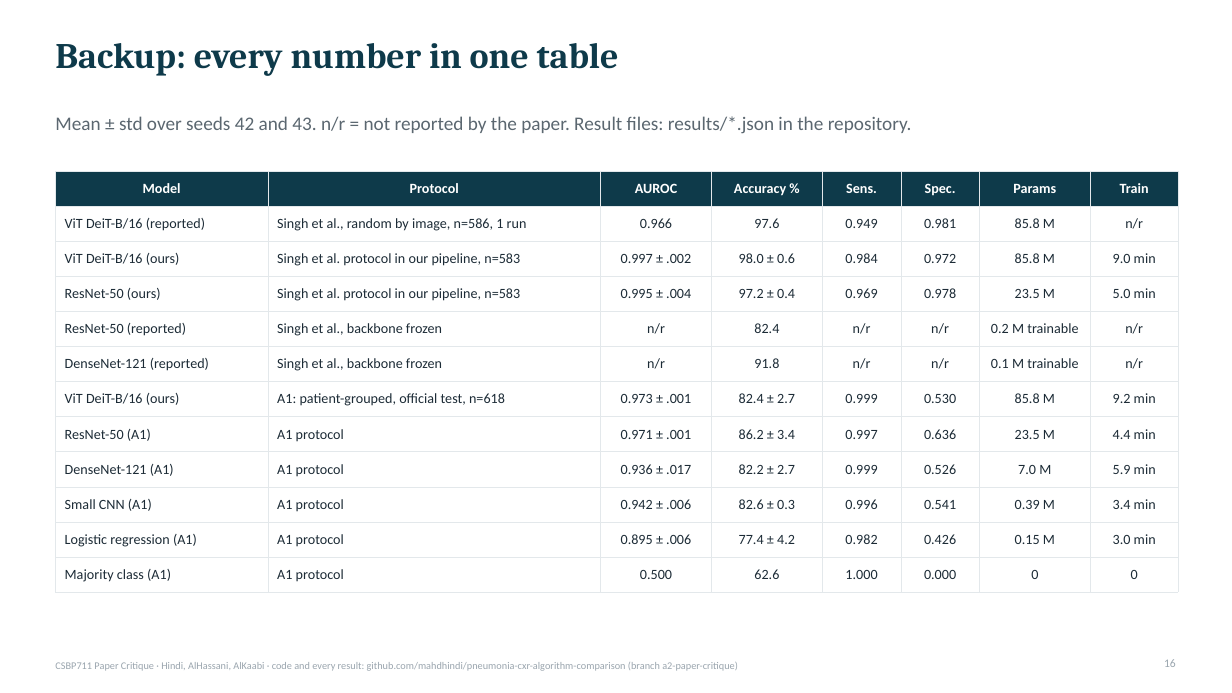
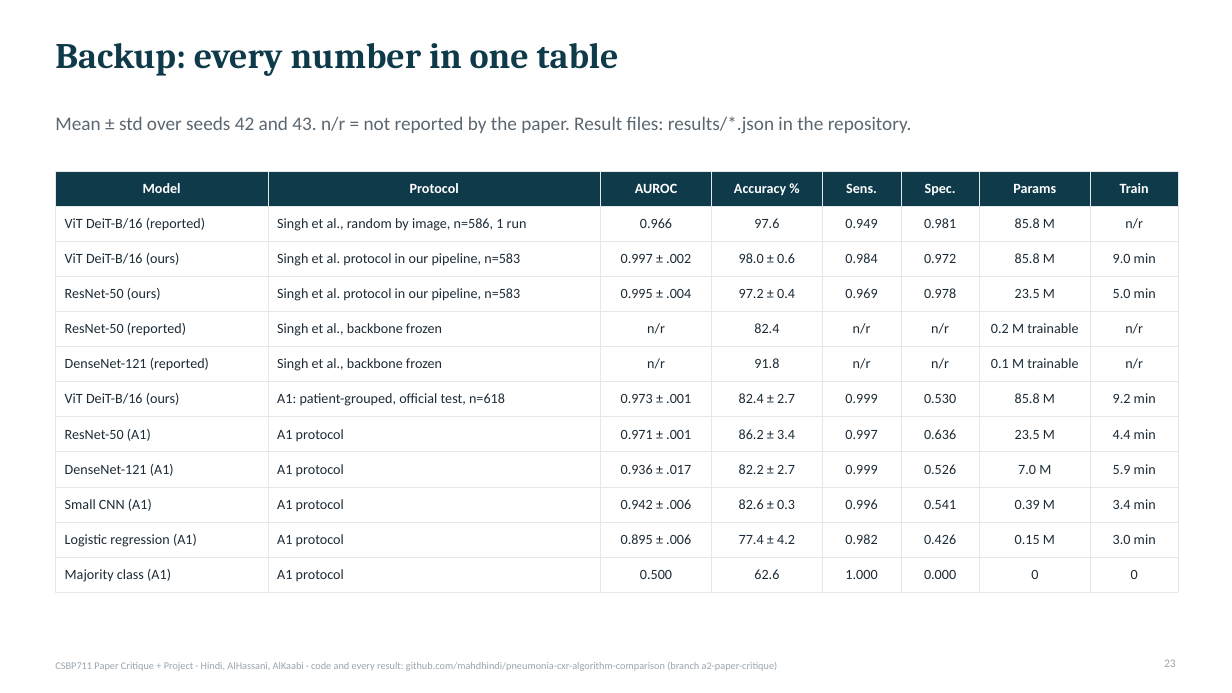
Before and after one commit to mahdhindi/pneumonia-cxr-algorithm-comparison, a slide deck: slide 23 of slides/CSBP711_A2_slides.pptx (slide 16 before the commit). Drawn at 1232x693 pixels with LibreOffice and Linux fonts; fonts in the diff are those of the drawing. Boxes give left, top, right and bottom in pixels: in the first picture for what was removed or moved away, otherwise in the second. Text is boxed around its words. In the diff, an @@ line names an element or a change of style, - is before the commit and + after.

```diff
--- a/slides/CSBP711_A2_slides.pptx
+++ b/slides/CSBP711_A2_slides.pptx
@@ page number at (1164, 659, 1176, 667): text changed @@
-16
+23
@@ text at (55, 662, 778, 671): text changed @@
-CSBP711 Paper Critique · Hindi, AlHassani, AlKaabi · code and every result: github.com/mahdhindi/pneumonia-cxr-algorithm-comparison (branch a2-paper-critique)
+CSBP711 Paper Critique + Project · Hindi, AlHassani, AlKaabi · code and every result: github.com/mahdhindi/pneumonia-cxr-algorithm-comparison (branch a2-paper-critique)
```
Also in this commit, not shown: 15 other slides changed, 7 slides added, 1 other file.
